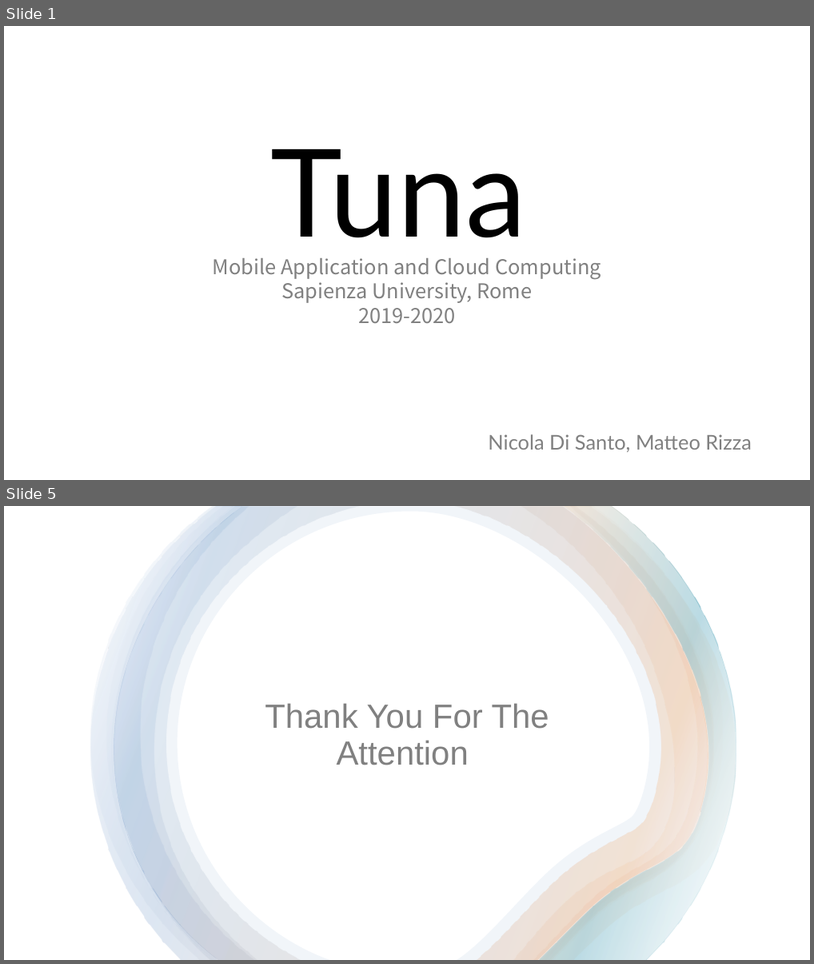
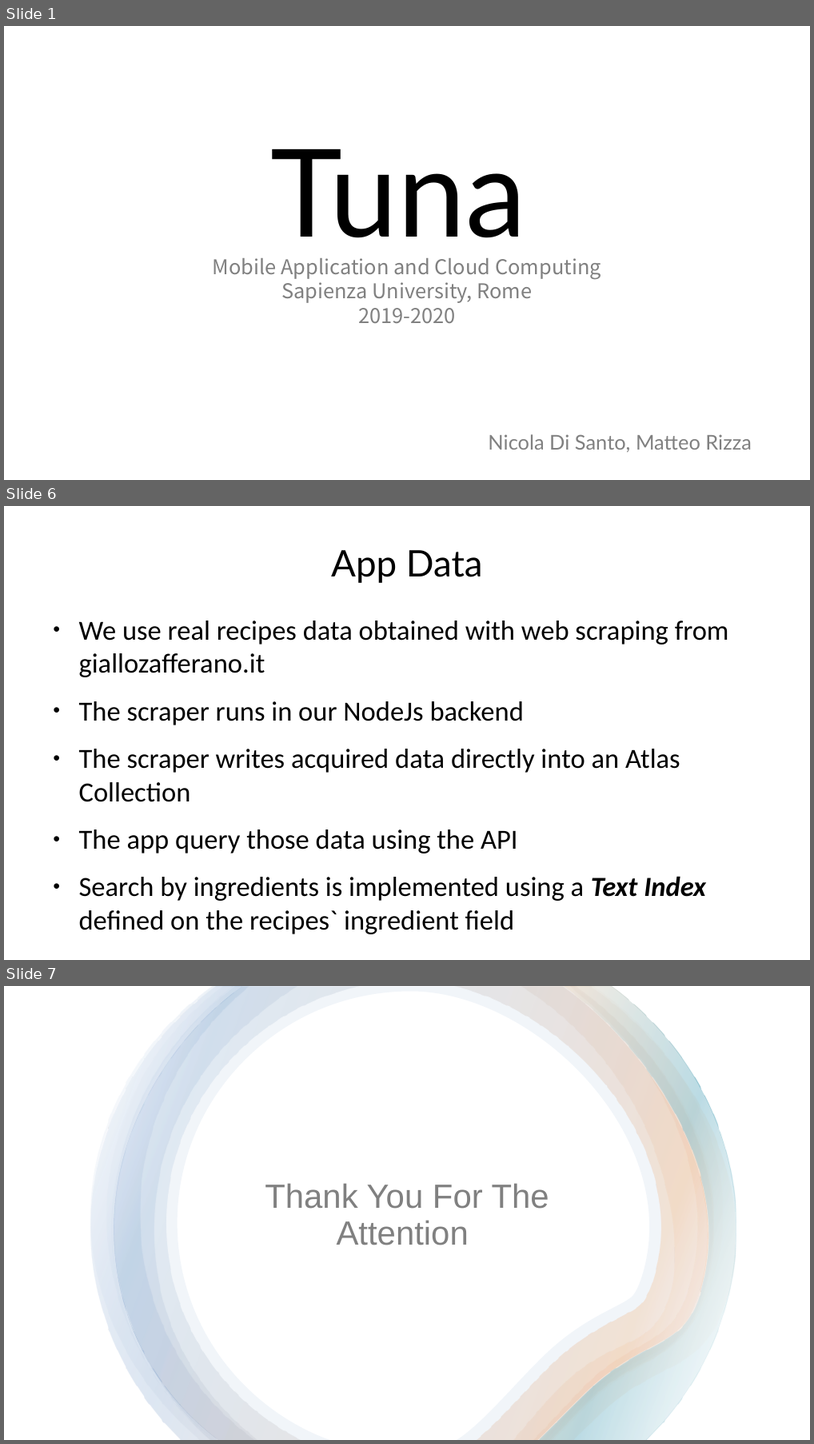
Before and after one commit to nicoDs96/recipes-SE, a slide deck: MACC APP SLIDES/tuna_pres.pptx. Shown one above the other, each under a label of ours: slides 1 and 5 before the commit, slides 1, 6 and 7 after it; the slides between them are not shown. The pictures are 814x964 and 814x1444 pixels, drawn with LibreOffice and Linux fonts; fonts in the diff are those of the drawing. Boxes give left, top, right and bottom in pixels: in the first picture for what was removed or moved away, otherwise in the second. Text is boxed around its words. In the diff, an @@ line names an element or a change of style, - is before the commit and + after.

```diff
--- a/MACC APP SLIDES/tuna_pres.pptx
+++ b/MACC APP SLIDES/tuna_pres.pptx
@@ slide 6 added at (4, 506, 810, 960), background #FFFFFF @@
@@ text added at (331, 550, 483, 583), 36 pt, text #000000 @@
+App Data
@@ text added at (79, 620, 730, 934), 27.2 pt, text #000000 @@
+● We use real recipes data obtained with web scraping from giallozafferano.it
+● The scraper runs in our NodeJs backend
+● The scraper writes acquired data directly into an Atlas Collection
+● The app query those data using the API
+● Search by ingredients is implemented using a Text Index defined on the recipes` ingredient field
@@ what was slide 5 is now slide 7 @@
```
Also in this commit, not shown: 3 slides changed, 1 other slide added.
